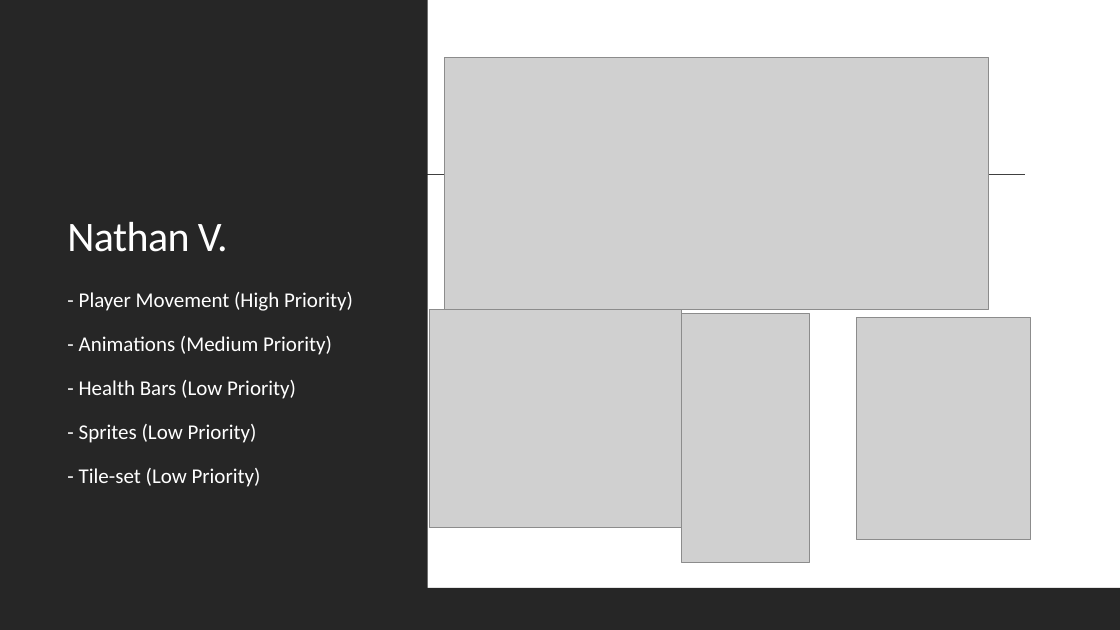
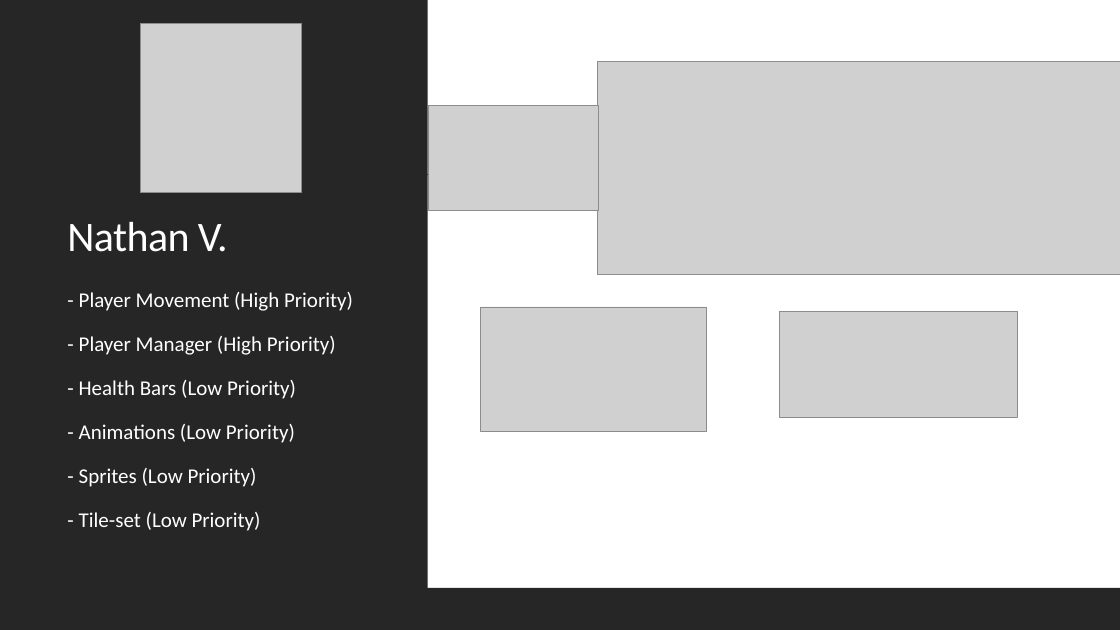
Before and after one commit to Room-4-Studios/Tower-of-Annihilation, a slide deck: slide 14 of docs/SA_Presentation.pptx. Drawn at 1120x630 pixels with LibreOffice and Linux fonts; fonts in the diff are those of the drawing; grey boxes stand for pictures. Boxes give left, top, right and bottom in pixels: in the first picture for what was removed or moved away, otherwise in the second. Text is boxed around its words. In the diff, an @@ line names an element or a change of style, - is before the commit and + after.

```diff
--- a/docs/SA_Presentation.pptx
+++ b/docs/SA_Presentation.pptx
@@ picture added at [140,24,302,192] @@
@@ picture: place and size @@
-picture at [444,57,989,309]
+picture at [597,61,1120,275]
@@ picture added at [429,106,599,210] @@
@@ picture removed at [429,309,681,528] @@
@@ picture added at [481,307,707,431] @@
@@ picture removed at [682,313,810,562] @@
@@ picture added at [779,312,1017,418] @@
@@ picture removed at [857,318,1031,540] @@
@@ text at [79,336,336,355]: text changed @@
-- Animations (Medium Priority)
+- Player Manager (High Priority)
@@ text at [79,424,295,443]: paragraph added @@
+- Animations (Low Priority)
```
Also in this commit, not shown: 11 other slides changed, 1 slide removed.
